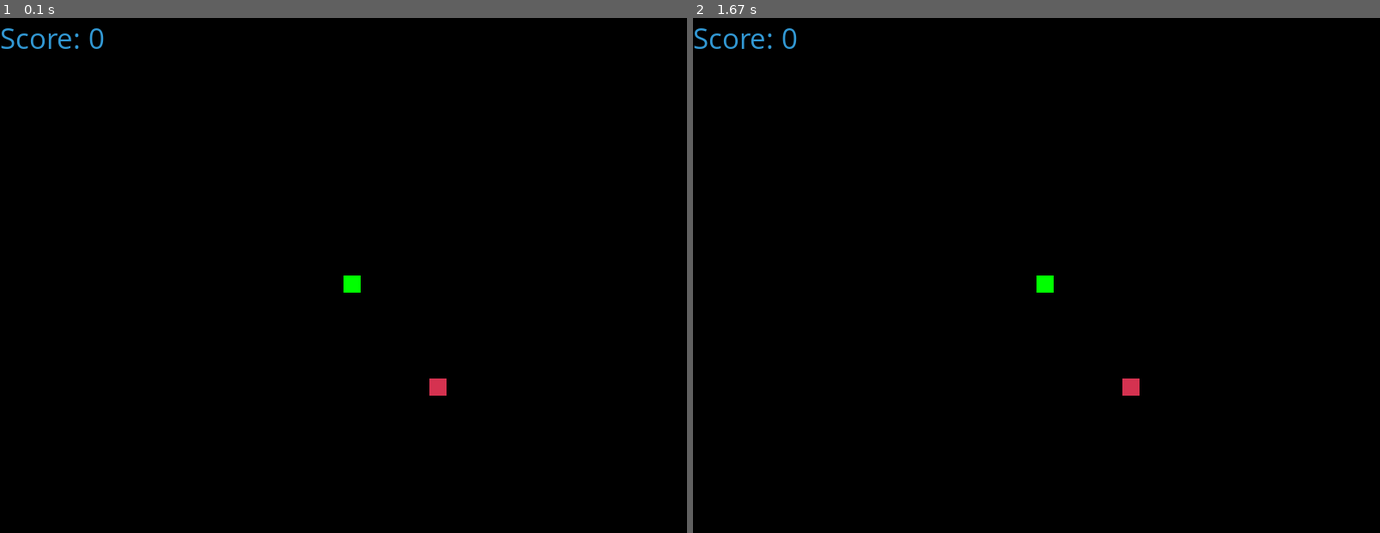
Above: before the commit, frames 1-2 (left to right).
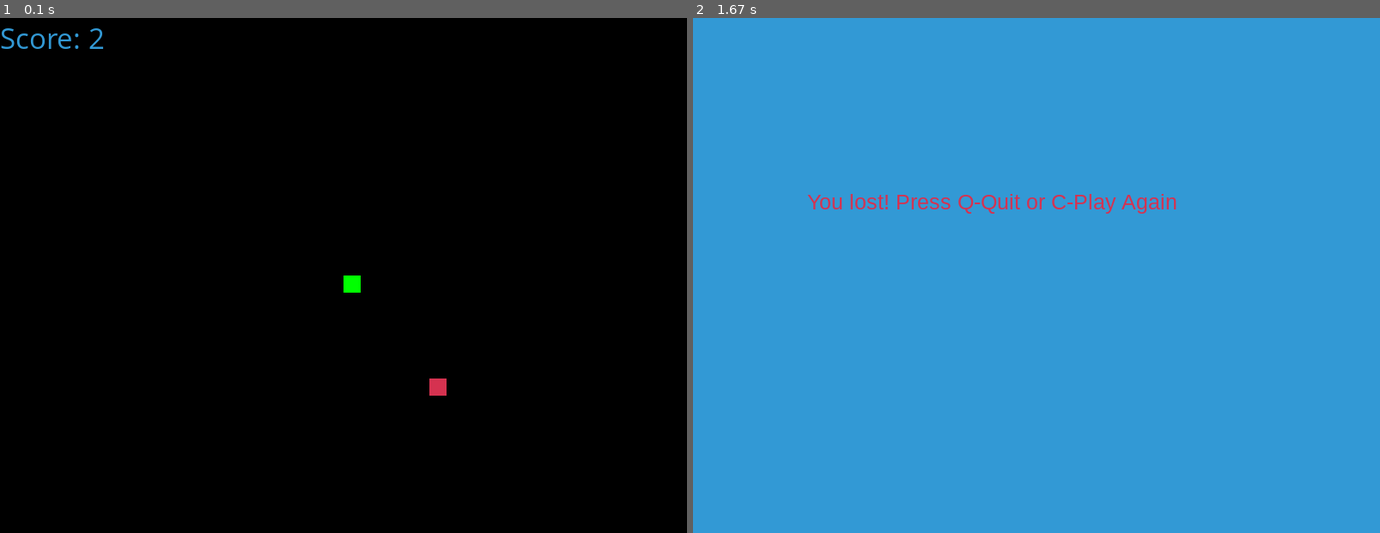
Above: after the commit, the same moments.

Repository: louis-sensai/sandbox-pygame
Game: pygame game, started from src/main.py
Same seed, same stepped clock (60 frames per second), same inputs: the game is played once before the commit and once after it.
Inputs:
- Up to frame 1 (0.1 s): no input
- Up to frame 2 (1.67 s): no input

The runs differ from the first frame. In frame 1, less than 0.1% of the frame differs, in the area x 13-16%, y 2-6%; in frame 2, 100%, in the area x 0-100%, y 0-100%.

Commit message:
Make snake start with 3 body segments
Co-authored-by: Louis <336655023+louis-sensai@users.noreply.github.com>

Diff:
--- a/src/main.py
+++ b/src/main.py
@@ -43,7 +43,7 @@
     x1_change = 0
     y1_change = 0
     snake_List = []
-    Length_of_snake = 1
+    Length_of_snake = 3
     foodx = round(random.randrange(0, WIDTH - BLOCK_SIZE) / BLOCK_SIZE) * BLOCK_SIZE
     foody = round(random.randrange(0, HEIGHT - BLOCK_SIZE) / BLOCK_SIZE) * BLOCK_SIZE
 
